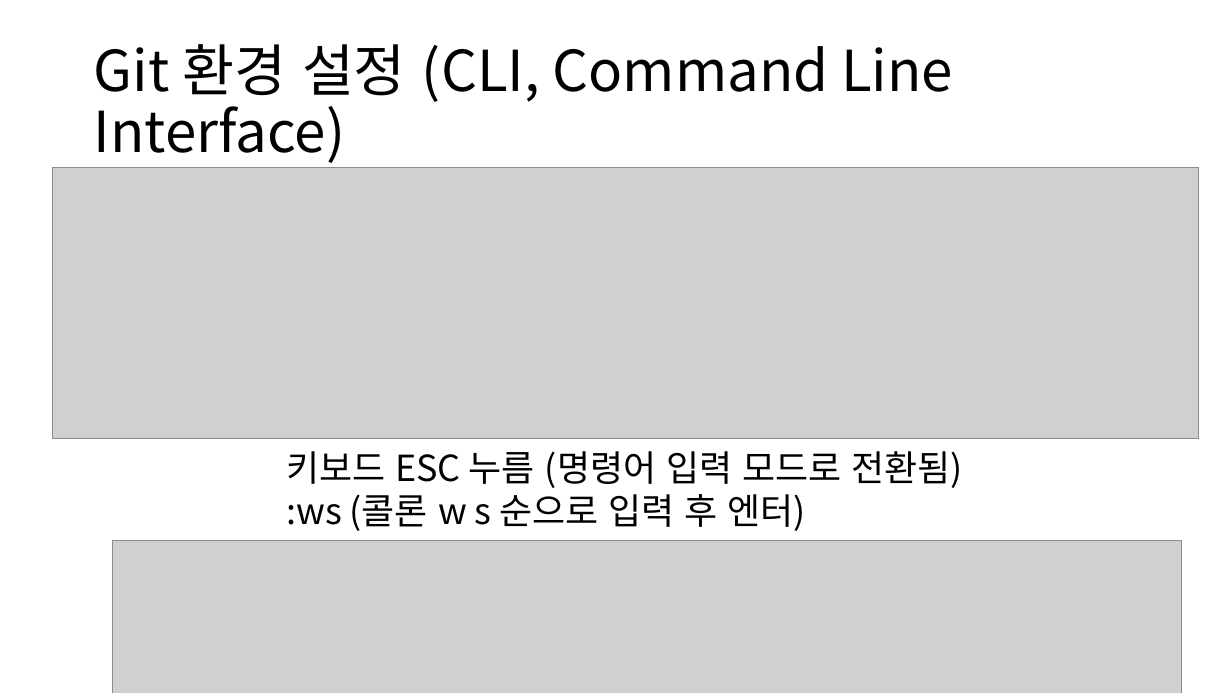
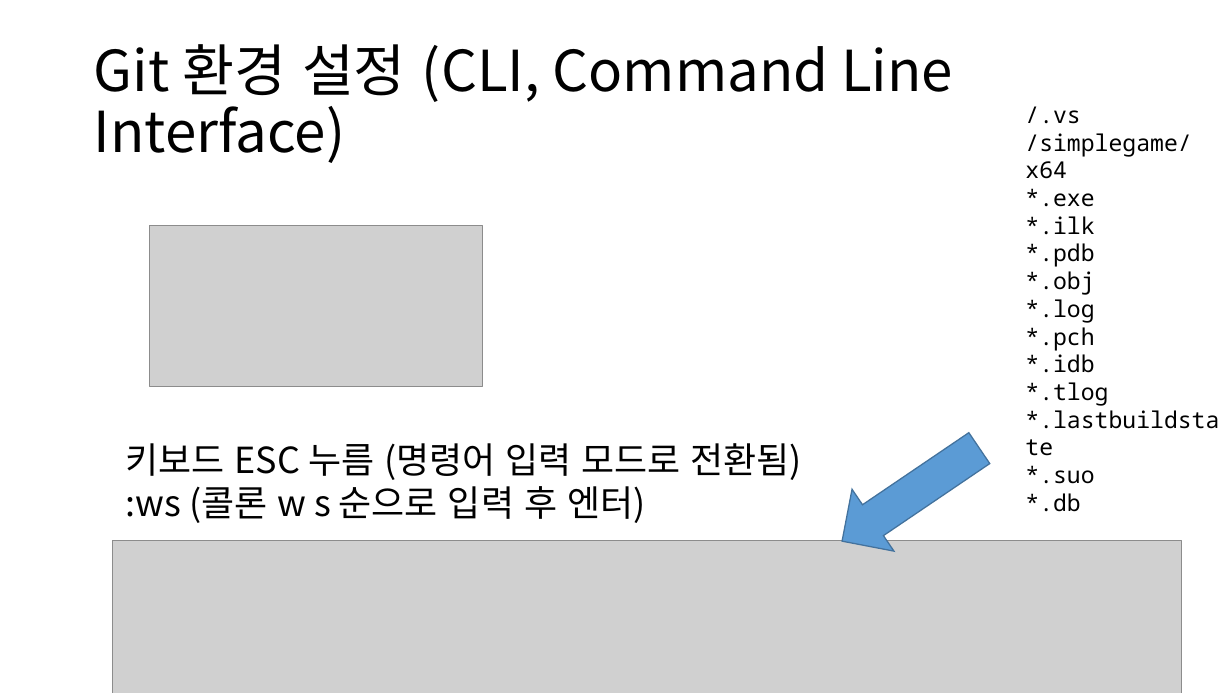
Before and after one commit to Bumizi/3-2, a slide deck: slide 20 of 게임소프트웨어공학/게임 소프트웨어 공학 (실습 3).pptx. Drawn at 1232x693 pixels with LibreOffice and Linux fonts; fonts in the diff are those of the drawing; grey boxes stand for pictures. Boxes give left, top, right and bottom in pixels: in the first picture for what was removed or moved away, otherwise in the second. Text is boxed around its words. In the diff, an @@ line names an element or a change of style, - is before the commit and + after.

```diff
--- a/게임소프트웨어공학/게임 소프트웨어 공학 (실습 3).pptx
+++ b/게임소프트웨어공학/게임 소프트웨어 공학 (실습 3).pptx
@@ text added at (1025, 106, 1191, 512), 18 pt, text #000000 @@
+/.vs
+/simplegame/x64
+*.exe
+*.ilk
+*.pdb
+*.obj
+*.log
+*.pch
+*.idb
+*.tlog
+*.lastbuildstate
+*.suo
+*.db
@@ picture: place and size @@
-picture at (53, 167, 1200, 438)
+picture at (150, 226, 482, 387)
@@ down arrow added at (821, 418, 1000, 572), fill #5B9BD5, outline #43739E 1 pt @@
@@ text "키보드 ESC 누름 (명령어 입력 ...": place and size @@
-text "키보드 ESC 누름 (명령어 입력 ..." at (286, 451, 962, 531)
+text "키보드 ESC 누름 (명령어 입력 ..." at (126, 443, 801, 523)
```
Also in this commit, not shown: 3 other slides changed, 1 slide added, 2 slides removed, 3 other files.
